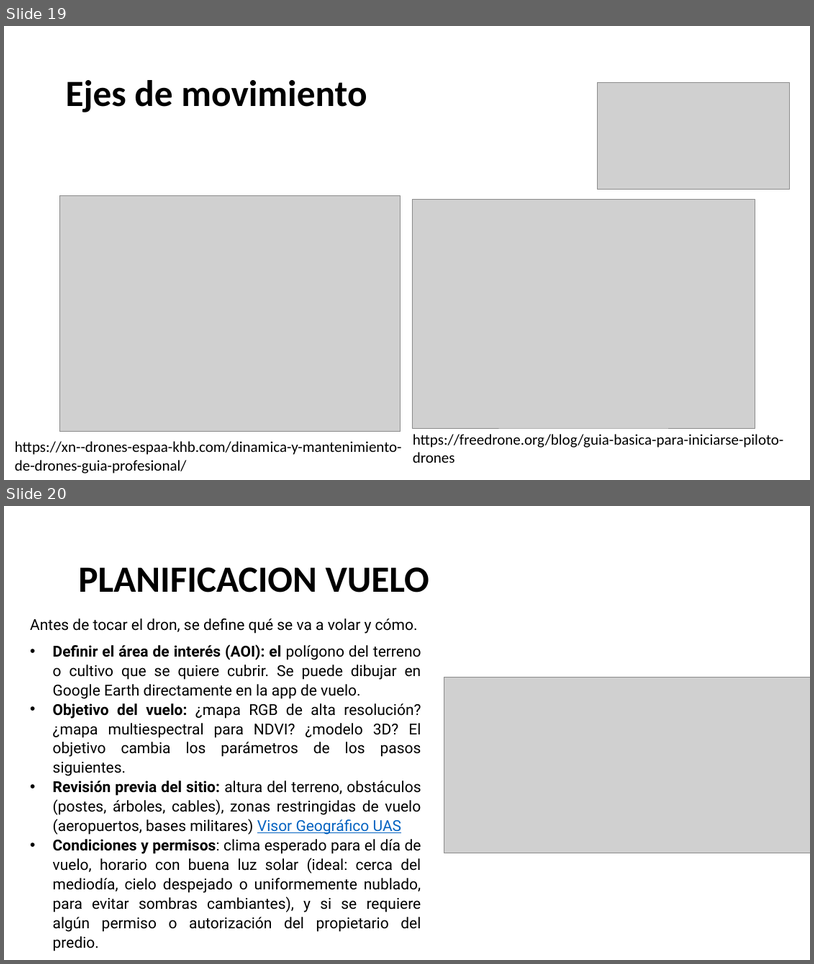
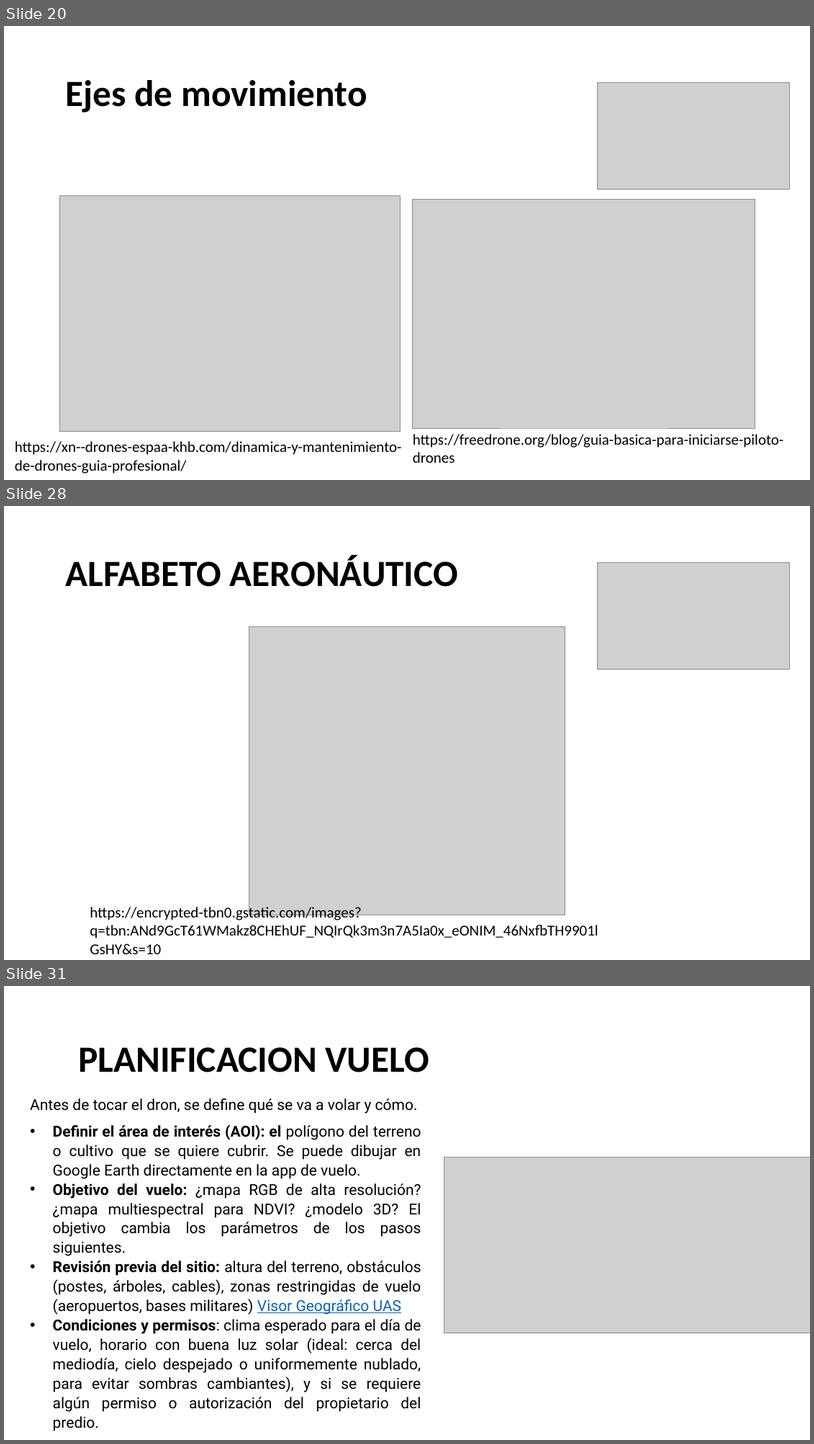
Before and after one commit to Dimitri-1999/drones, a slide deck: curso_pilotos_uav.pptx. Shown one above the other, each under a label of ours: slides 19 and 20 before the commit, slides 20, 28 and 31 after it; the slides between them are not shown. The pictures are 814x964 and 814x1444 pixels, drawn with LibreOffice and Linux fonts; fonts in the diff are those of the drawing; grey boxes stand for pictures; background and template pictures are left out. Boxes give left, top, right and bottom in pixels: in the first picture for what was removed or moved away, otherwise in the second. Text is boxed around its words. In the diff, an @@ line names an element or a change of style, - is before the commit and + after.

```diff
--- a/curso_pilotos_uav.pptx
+++ b/curso_pilotos_uav.pptx
@@ slide 28 added at <box>4,506,810,960</box>, background picture (left out) @@
@@ title added at <box>65,555,458,587</box>, 44 pt, text #000000, bold @@
+ALFABETO AERONÁUTICO
@@ picture added at <box>598,563,790,669</box> @@
@@ picture added at <box>250,627,566,915</box> @@
@@ text added at <box>90,905,598,954</box>, 18 pt, text #000000 @@
+https://encrypted-tbn0.gstatic.com/images?q=tbn:ANd9GcT61WMakz8CHEhUF_NQIrQk3m3n7A5Ia0x_eONIM_46NxfbTH9901lGsHY&s=10
@@ what was slide 19 is now slide 20 @@
@@ what was slide 20 is now slide 31 @@
```
Also in this commit, not shown: 10 other slides added.
